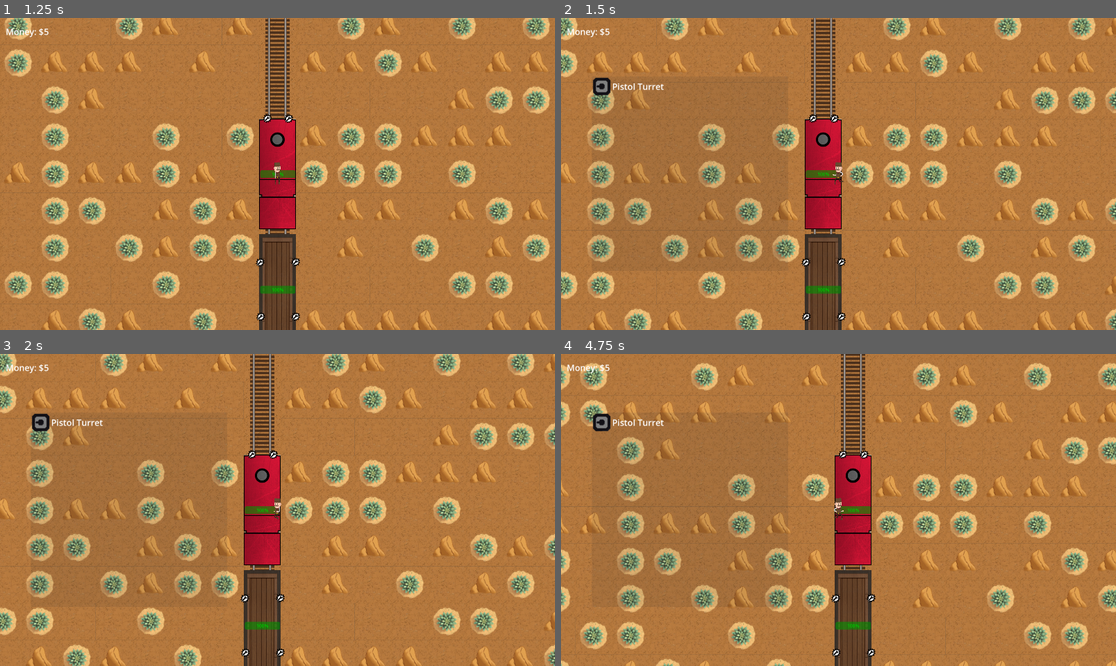
Above: before the commit, frames 1-4 (two rows, left to right).
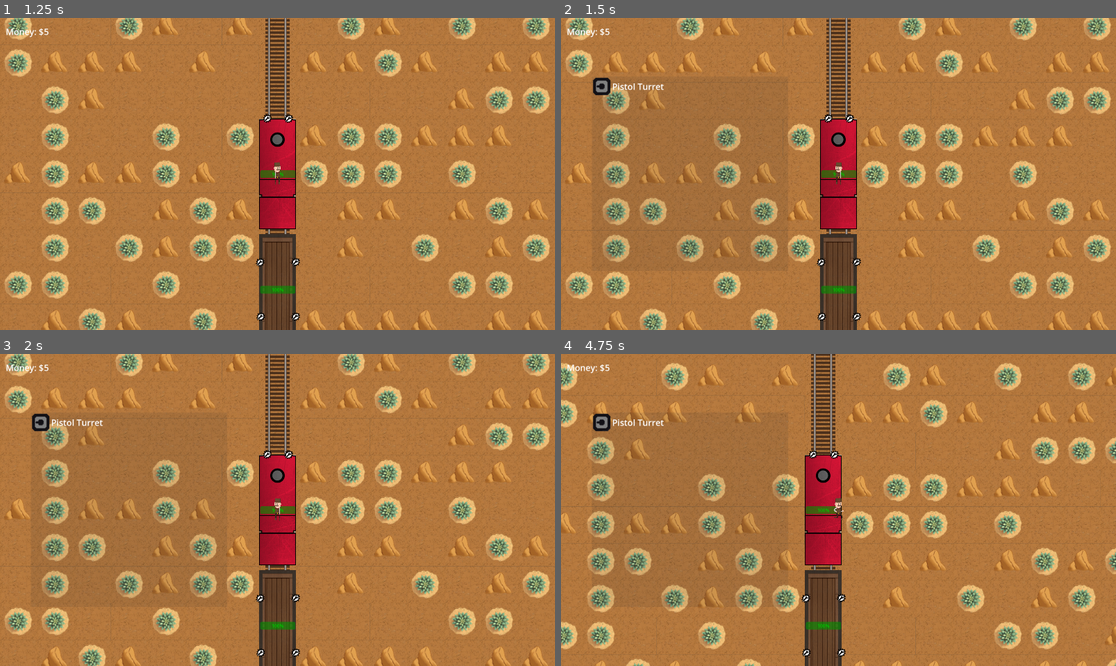
Above: after the commit, the same moments.

Repository: ZacharyABuck/untitled_train_game
Game: Godot game, scene res://scenes/Root.tscn
Same seed, same stepped clock (60 frames per second), same inputs: the game is played once before the commit and once after it.
Inputs (mouse positions are in pixels of both pictures, inside the frame that each line leads up to):
- Up to frame 1 (1.25 s): click "Play" at 0.5 s
- Up to frame 2 (1.5 s): move the mouse to (827, 117) at 1.27 s; hold D (right) from 1.28 s (still down); hold B (build) from 1.28 s (still down); click (827, 117) at 1.42 s
- Up to frame 3 (2 s): keep holding D (right); keep holding B (build)
- Up to frame 4 (4.75 s): tap Enter at 2 s; move the mouse to (832, 453) at 2.02 s; release D (right) at 2.03 s; release B (build) at 2.03 s; hold S (down) 2.03-2.78 s; tap B (build) at 2.1, 3.05, 3.6 s; click (832, 453) at 2.17 s; move the mouse to (805, 534) at 2.77 s; press the mouse at (805, 534) at 2.78 s; hold D (right) 2.78-3.53 s; tap Space at 3.5 s; move the mouse to (805, 588) at 3.52 s; release the mouse at (805, 588) at 3.53 s; hold W (up) 3.53-4.28 s; click (805, 588) at 3.67 s; move the mouse to (844, 594) at 4.27 s; hold A (left) from 4.28 s (still down); hold B (build) from 4.28 s (still down); click (844, 594) at 4.42 s

Frame 1 is identical in both runs. In frame 2, 32% of the frame differs, in the area x 0-100%, y 0-100%; in frame 3, 32%; in frame 4, 34%.

Commit message:
Started Zombie

Diff:
--- a/project.godot
+++ b/project.godot
@@ -21,6 +21,7 @@
 PlayerInfo="*res://scripts/player_info.gd"
 GadgetInfo="*res://scripts/gadget_info.gd"
 LevelInfo="*res://scripts/level_info.gd"
+EnemyInfo="*res://scripts/enemy_info.gd"
 
 [display]
 
--- a/scenes/hard_point.tscn
+++ b/scenes/hard_point.tscn
@@ -44,7 +44,7 @@
 radius = 30.0167
 
 [node name="HardPoint" type="Node2D"]
-process_mode = 3
+process_mode = 2
 script = ExtResource("1_fc3sh")
 
 [node name="Sprite2D" type="Sprite2D" parent="."]
--- a/scenes/level.tscn
+++ b/scenes/level.tscn
@@ -3,59 +3,53 @@
 [ext_resource type="Script" path="res://scripts/level.gd" id="1_2a3mn"]
 [ext_resource type="Script" path="res://scripts/map_manager.gd" id="1_lfsvw"]
 [ext_resource type="PackedScene" uid="uid://ba3200hrmm41k" path="res://scenes/train.tscn" id="2_2wehf"]
-[ext_resource type="Script" path="res://scripts/enemy_manager.gd" id="4_j45kh"]
+[ext_resource type="Script" path="res://scripts/enemies.gd" id="4_gtbnk"]
 
 [node name="Level" type="Node2D"]
-process_mode = 3
+process_mode = 1
 script = ExtResource("1_2a3mn")
 
 [node name="Maps" type="Node2D" parent="."]
-process_mode = 1
 script = ExtResource("1_lfsvw")
 
 [node name="Train" parent="." instance=ExtResource("2_2wehf")]
-process_mode = 1
 position = Vector2(960, 468)
 
 [node name="Bullets" type="Node2D" parent="."]
-process_mode = 1
 
 [node name="Enemies" type="Node2D" parent="."]
-process_mode = 1
-script = ExtResource("4_j45kh")
+script = ExtResource("4_gtbnk")
 
 [node name="EnemySpawnPositions" type="Node2D" parent="."]
-process_mode = 1
 
 [node name="0" type="Node2D" parent="EnemySpawnPositions"]
-position = Vector2(-1324, 2054)
+position = Vector2(-1324, 1530)
 
 [node name="1" type="Node2D" parent="EnemySpawnPositions"]
-position = Vector2(-1330, 2252)
+position = Vector2(-1330, 1728)
 
 [node name="2" type="Node2D" parent="EnemySpawnPositions"]
-position = Vector2(-1183, 2659)
+position = Vector2(-1183, 2135)
 
 [node name="3" type="Node2D" parent="EnemySpawnPositions"]
-position = Vector2(-589, 2750)
+position = Vector2(-589, 2226)
 
 [node name="4" type="Node2D" parent="EnemySpawnPositions"]
-position = Vector2(-136, 2758)
+position = Vector2(-136, 2234)
 
 [node name="5" type="Node2D" parent="EnemySpawnPositions"]
-position = Vector2(2451, 2672)
+position = Vector2(2451, 2148)
 
 [node name="6" type="Node2D" parent="EnemySpawnPositions"]
-position = Vector2(2898, 2655)
+position = Vector2(2898, 2131)
 
 [node name="7" type="Node2D" parent="EnemySpawnPositions"]
-position = Vector2(3141, 2409)
+position = Vector2(3141, 1885)
 
 [node name="8" type="Node2D" parent="EnemySpawnPositions"]
-position = Vector2(3144, 2135)
+position = Vector2(3144, 1611)
 
 [node name="EnemySpawnTimer" type="Timer" parent="."]
-process_mode = 1
 wait_time = 3.0
 autostart = true
 
--- a/scenes/pistol_turret.tscn
+++ b/scenes/pistol_turret.tscn
@@ -3,8 +3,8 @@
 [ext_resource type="Script" path="res://scripts/pistol_turret.gd" id="1_x11a8"]
 [ext_resource type="Texture2D" uid="uid://c1esbr41s7mmf" path="res://sprites/gadgets/pistol_turret.png" id="2_57lg3"]
 
-[sub_resource type="CircleShape2D" id="CircleShape2D_seo2p"]
-radius = 515.559
+[sub_resource type="CircleShape2D" id="CircleShape2D_h5xqt"]
+radius = 325.002
 
 [node name="PistolTurret" type="Node2D"]
 script = ExtResource("1_x11a8")
@@ -19,7 +19,7 @@
 collision_mask = 8
 
 [node name="CollisionShape2D" type="CollisionShape2D" parent="EnemyDetector"]
-shape = SubResource("CircleShape2D_seo2p")
+shape = SubResource("CircleShape2D_h5xqt")
 
 [node name="AttackTimer" type="Timer" parent="."]
 wait_time = 2.0
--- a/scenes/player.tscn
+++ b/scenes/player.tscn
@@ -106,7 +106,7 @@
 [sub_resource type="RectangleShape2D" id="RectangleShape2D_qgewi"]
 size = Vector2(8, 8)
 
-[node name="Player" type="CharacterBody2D"]
+[node name="Player" type="CharacterBody2D" groups=["player"]]
 collision_mask = 6
 script = ExtResource("1_1wp3v")
 
--- /dev/null
+++ b/scenes/zombie.tscn
@@ -0,0 +1,90 @@
+[gd_scene load_steps=10 format=3 uid="uid://dlf3ut18w14gl"]
+
+[ext_resource type="Script" path="res://scripts/zombie.gd" id="1_3r5c6"]
+[ext_resource type="Texture2D" uid="uid://ccds4qrjst8a5" path="res://sprites/enemies/slasher_man_gb.png" id="2_uhkae"]
+
+[sub_resource type="AtlasTexture" id="AtlasTexture_ek46o"]
+atlas = ExtResource("2_uhkae")
+region = Rect2(96, 64, 24, 32)
+
+[sub_resource type="AtlasTexture" id="AtlasTexture_gbyij"]
+atlas = ExtResource("2_uhkae")
+region = Rect2(120, 64, 24, 32)
+
+[sub_resource type="AtlasTexture" id="AtlasTexture_qw0mb"]
+atlas = ExtResource("2_uhkae")
+region = Rect2(144, 64, 24, 32)
+
+[sub_resource type="AtlasTexture" id="AtlasTexture_lwujq"]
+atlas = ExtResource("2_uhkae")
+region = Rect2(168, 64, 24, 32)
+
+[sub_resource type="SpriteFrames" id="SpriteFrames_k0d6m"]
+animations = [{
+"frames": [{
+"duration": 1.0,
+"texture": SubResource("AtlasTexture_ek46o")
+}, {
+"duration": 1.0,
+"texture": SubResource("AtlasTexture_gbyij")
+}, {
+"duration": 1.0,
+"texture": SubResource("AtlasTexture_qw0mb")
+}, {
+"duration": 1.0,
+"texture": SubResource("AtlasTexture_lwujq")
+}],
+"loop": true,
+"name": &"running",
+"speed": 10.0
+}]
+
+[sub_resource type="RectangleShape2D" id="RectangleShape2D_4v00t"]
+size = Vector2(36, 63)
+
+[sub_resource type="RectangleShape2D" id="RectangleShape2D_it6fp"]
+size = Vector2(39, 65)
+
+[node name="Zombie" type="RigidBody2D" groups=["enemy"]]
+collision_layer = 8
+collision_mask = 0
+script = ExtResource("1_3r5c6")
+
+[node name="AnimatedSprite2D" type="AnimatedSprite2D" parent="."]
+modulate = Color(1, 0, 0, 1)
+texture_filter = 1
+position = Vector2(-0.5, -4)
+scale = Vector2(3, 3)
+sprite_frames = SubResource("SpriteFrames_k0d6m")
+animation = &"running"
+autoplay = "running"
+frame = 1
+frame_progress = 0.700619
+
+[node name="CollisionShape2D" type="CollisionShape2D" parent="."]
+position = Vector2(0, 9.5)
+shape = SubResource("RectangleShape2D_4v00t")
+
+[node name="AttackTimer" type="Timer" parent="."]
+wait_time = 2.0
+
+[node name="WallDetector" type="Area2D" parent="."]
+collision_layer = 0
+collision_mask = 4
+
+[node name="CollisionShape2D" type="CollisionShape2D" parent="WallDetector"]
+position = Vector2(0.5, 8.5)
+shape = SubResource("RectangleShape2D_it6fp")
+
+[node name="PlayerDetector" type="Area2D" parent="."]
+collision_layer = 8
+
+[node name="CollisionShape2D" type="CollisionShape2D" parent="PlayerDetector"]
+position = Vector2(0.5, 8.5)
+shape = SubResource("RectangleShape2D_it6fp")
+
+[connection signal="timeout" from="AttackTimer" to="." method="_on_attack_timer_timeout"]
+[connection signal="body_entered" from="WallDetector" to="." method="_on_wall_detector_body_entered"]
+[connection signal="body_exited" from="WallDetector" to="." method="_on_wall_detector_body_exited"]
+[connection signal="body_entered" from="PlayerDetector" to="." method="_on_player_detector_body_entered"]
+[connection signal="body_exited" from="PlayerDetector" to="." method="_on_player_detector_body_exited"]
--- a/scripts/basic_bullet.gd
+++ b/scripts/basic_bullet.gd
@@ -20,7 +20,6 @@
 			area.set_collision_layer_value(5, true)
 			area.set_collision_mask_value(4, true)
 		"enemy":
-			print("enemy bullet")
 			area.set_collision_layer_value(6, true)
 			area.set_collision_mask_value(3, true)
 
--- a/scripts/basic_enemy.gd
+++ b/scripts/basic_enemy.gd
@@ -5,7 +5,7 @@
 
 var basic_bullet = preload("res://scenes/basic_bullet.tscn")
 
-var speed = 5
+var speed = 500
 
 var health = 5
 var money = 2
@@ -15,12 +15,13 @@
 
 # Called when the node enters the scene tree for the first time.
 func _ready():
-	linear_velocity = global_position.direction_to(target.global_position) * speed
+	var random_target = TrainInfo.cars_inventory.keys().pick_random()
+	target = TrainInfo.cars_inventory[random_target]["node"]
 
 
 # Called every frame. 'delta' is the elapsed time since the previous frame.
 func _process(delta):
-	pass
+	linear_velocity = global_position.direction_to(target.global_position) * (speed*delta)
 
 func _physics_process(delta):
 	if state == "moving":
--- a/scripts/enemy_manager.gd
+++ b/scripts/enemies.gd
@@ -2,9 +2,6 @@
 
 @onready var enemy_spawn_positions = $"../EnemySpawnPositions"
 @onready var train = $"../Train"
-
-
-var basic_enemy = preload("res://scenes/basic_enemy.tscn")
 
 # Called when the node enters the scene tree for the first time.
 func _ready():
@@ -17,7 +14,16 @@
 
 
 func _on_enemy_spawn_timer_timeout():
-	var new_enemy = basic_enemy.instantiate()
+	var valid = false
+	var random_number = randi_range(1,100)
+	var random_enemy
+	EnemyInfo.enemy_types.keys().shuffle()
+	while valid == false:
+		for i in EnemyInfo.enemy_types:
+			if EnemyInfo.enemy_types[i]["rarity"] <= random_number:
+				random_enemy = i
+				valid = true
+	var new_enemy = EnemyInfo.enemy_types[random_enemy]["scene"].instantiate()
 	new_enemy.global_position = enemy_spawn_positions.get_children().pick_random().global_position
 	new_enemy.target = train.cars.get_children().pick_random()
 	add_child(new_enemy)
--- /dev/null
+++ b/scripts/enemy_info.gd
@@ -0,0 +1,12 @@
+extends Node
+
+var enemy_types = {
+	"gunman" = {
+		"scene" = preload("res://scenes/basic_enemy.tscn"),
+		"rarity" = 1,
+	},
+	"zombie" = {
+		"scene" = preload("res://scenes/zombie.tscn"),
+		"rarity" = 70,
+	},
+}
--- a/scripts/hard_point.gd
+++ b/scripts/hard_point.gd
@@ -17,7 +17,6 @@
 func _process(delta):
 	pass
 
-
 func _on_area_2d_mouse_entered():
 	if GadgetInfo.selection_active and gadget == null and PlayerInfo.active_player.active_car == car:
 		selection_sprite.show()
@@ -29,15 +28,18 @@
 func _on_area_2d_input_event(viewport, event, shape_idx):
 	if GadgetInfo.selection_active and gadget == null and event is InputEventMouseButton and event.pressed and PlayerInfo.active_player.active_car == car:
 		gadget = GadgetInfo.selected_gadget
+		PlayerInfo.money -= gadget["cost"]
 		GadgetInfo.selected_gadget = null
 		GadgetInfo.selection_active = false
-		LevelInfo.active_level.get_parent().build_menu.hide()
-		LevelInfo.active_level.get_parent().build_menu_open = false
-		LevelInfo.active_level.get_tree().paused = false
 		for i in PlayerInfo.active_player.active_car.hard_points.get_children():
 			i.get_child(0).animation_player.play("still")
+			i.get_child(0).sprite.modulate = Color.WHITE
 		selection_sprite.texture = null
 		selection_sprite.hide()
 		var new_gadget = gadget["scene"].instantiate()
 		PlayerInfo.active_player.active_car.gadgets.add_child(new_gadget)
 		new_gadget.global_position = global_position
+
+		LevelInfo.active_level.get_parent().build_menu.hide()
+		LevelInfo.active_level.get_parent().build_menu_open = false
+		LevelInfo.active_level.get_tree().paused = false
--- a/scripts/pistol_turret.gd
+++ b/scripts/pistol_turret.gd
@@ -30,6 +30,7 @@
 			if i.is_in_group("enemy"):
 				target = i
 				attack()
+				break
 
 func attack():
 	var new_bullet = basic_bullet.instantiate()
--- a/scripts/player_info.gd
+++ b/scripts/player_info.gd
@@ -2,4 +2,7 @@
 
 var active_player
 
+var max_health = 20
+var health = 20
+
 var money = 5
--- /dev/null
+++ b/scripts/zombie.gd
@@ -0,0 +1,74 @@
+extends RigidBody2D
+
+@onready var attack_timer = $AttackTimer
+
+var speed = 400
+
+var health = 3
+var damage = 1
+var money = 2
+
+var target
+var state = "moving"
+
+var boarded = false
+
+# Called when the node enters the scene tree for the first time.
+func _ready():
+	target = PlayerInfo.active_player
+
+
+# Called every frame. 'delta' is the elapsed time since the previous frame.
+func _process(delta):
+	match state:
+		"moving":
+			linear_velocity = global_position.direction_to(target.global_position) * (speed*delta)
+			attack_timer.stop()
+		"boarding":
+			linear_velocity = global_position.direction_to(Vector2(target.global_position.x, global_position.y)) * (speed*delta)
+
+func _physics_process(delta):
+	if state == "moving" or "boarding":
+		move_and_collide(linear_velocity)
+
+
+func _on_attack_timer_timeout():
+	for i in $PlayerDetector.get_overlapping_bodies():
+		if i.is_in_group("player"):
+			state = "attacking"
+		else:
+			state = "moving"
+	if state == "attacking":
+		attack()
+
+func attack():
+	PlayerInfo.health -= damage
+	print(PlayerInfo.health)
+
+func take_damage(amount):
+	health -= amount
+	if health <= 0:
+		PlayerInfo.money += money
+		queue_free()
+
+
+func _on_wall_detector_body_entered(body):
+	if body.get_parent().is_in_group("car") and boarded == false:
+		state = "boarding"
+		speed = 50
+
+func _on_wall_detector_body_exited(body):
+	if state == "boarding" and body.get_parent().is_in_group("car"):
+		state = "moving"
+		boarded = true
+		speed = 400
+
+func _on_player_detector_body_entered(body):
+	if body.is_in_group("player"):
+		state = "attacking"
+		attack_timer.start()
+
+
+func _on_player_detector_body_exited(body):
+	if body.is_in_group("player"):
+		state = "moving"
